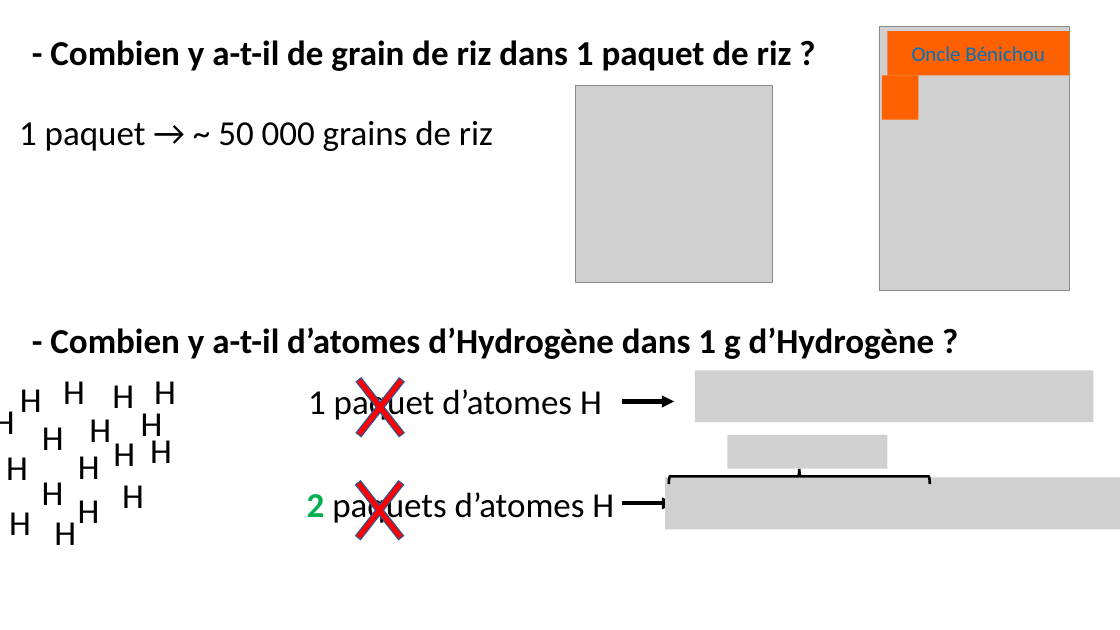
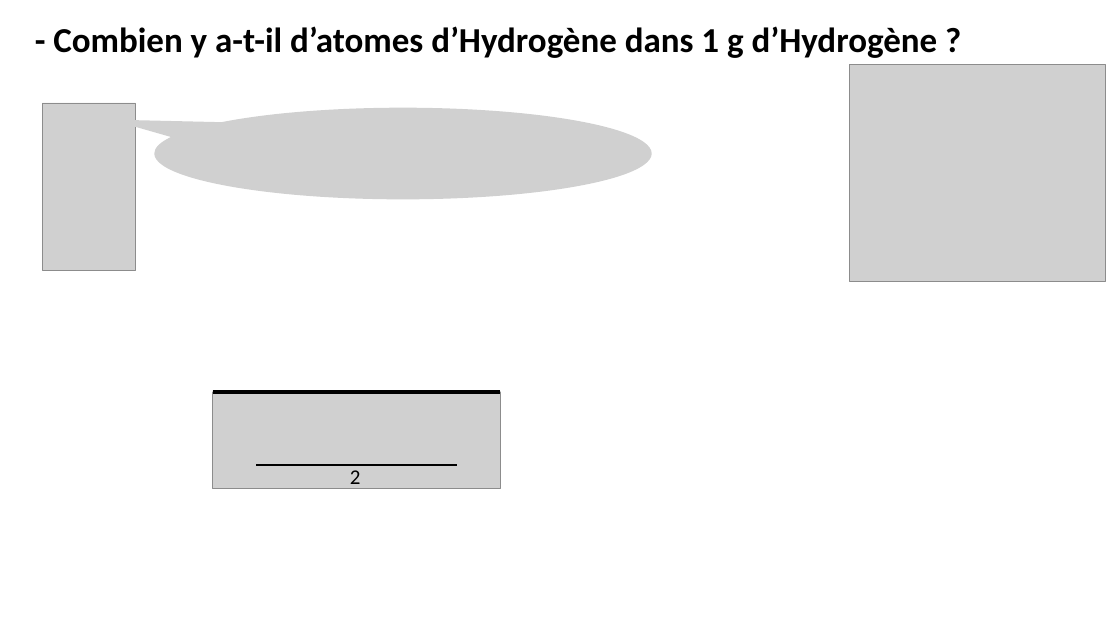
Before and after one commit to pierreghesqui/Lyc-e, a slide deck: slide 9 of Seconde/Chapitre9-LaMole/Activité/Mole.pptx (slide 4 before the commit). Drawn at 1120x630 pixels with LibreOffice and Linux fonts; fonts in the diff are those of the drawing; grey boxes stand for pictures; background and template pictures are left out. Boxes give left, top, right and bottom in pixels: in the first picture for what was removed or moved away, otherwise in the second. Text is boxed around its words. In the diff, an @@ line names an element or a change of style, - is before the commit and + after.

```diff
--- a/Seconde/Chapitre9-LaMole/Activité/Mole.pptx
+++ b/Seconde/Chapitre9-LaMole/Activité/Mole.pptx
@@ text "- Combien y a-t-il d’atomes ...": place and size @@
-text "- Combien y a-t-il d’atomes ..." at <box>50,327,935,359</box>
+text "- Combien y a-t-il d’atomes ..." at <box>53,26,938,58</box>
@@ text removed at <box>50,40,792,71</box> @@
-- Combien y a-t-il de grain de riz dans 1 paquet de riz ?
@@ rectangle removed at <box>887,31,1070,76</box> @@
-Oncle Bénichou
@@ picture removed at <box>576,86,772,282</box> @@
@@ picture: place and size @@
-picture at <box>879,26,1070,290</box>
+picture at <box>849,64,1105,281</box>
@@ rectangle removed at <box>882,76,919,120</box> @@
@@ picture added at <box>42,103,135,271</box> @@
@@ picture added at <box>155,108,652,199</box> @@
@@ text removed at <box>19,120,493,151</box> @@
-1 paquet → ~ 50 000 grains de riz
@@ rectangle added at <box>176,216,560,392</box>, fill #FFFFFF @@
@@ picture added at <box>213,228,501,488</box> @@
@@ cross removed at <box>339,355,421,460</box> @@
@@ group removed at <box>0,381,176,545</box>: 18 texts @@
-H
-H
-H
-H
-H
-H
-H
-H
-H
-H
-H
-H
-H
-H
-H
-H
-H
-H
@@ text removed at <box>308,385,602,423</box> @@
-1 paquet d’atomes H
@@ picture removed at <box>695,371,1093,423</box> @@
@@ line added from (213, 392) to (501, 392), #000000 3.25 pt @@
@@ arrow removed from (623, 402) to (675, 402) @@
@@ picture added at <box>245,431,478,465</box> @@
@@ picture removed at <box>728,435,887,469</box> @@
@@ line added from (256, 465) to (457, 465), #000000 1.75 pt @@
@@ cross removed at <box>339,458,421,564</box> @@
@@ text added at <box>350,470,361,490</box>, 18 pt, text #000000 @@
+2
@@ picture removed at <box>665,477,1120,529</box> @@
@@ right brace removed at <box>668,469,930,484</box> @@
@@ text removed at <box>307,488,614,526</box> @@
-2 paquets d’atomes H
@@ arrow removed from (623, 503) to (675, 503) @@
```
Also in this commit, not shown: 3 other slides changed, 5 slides added, 1 slide removed, 6 other files.
